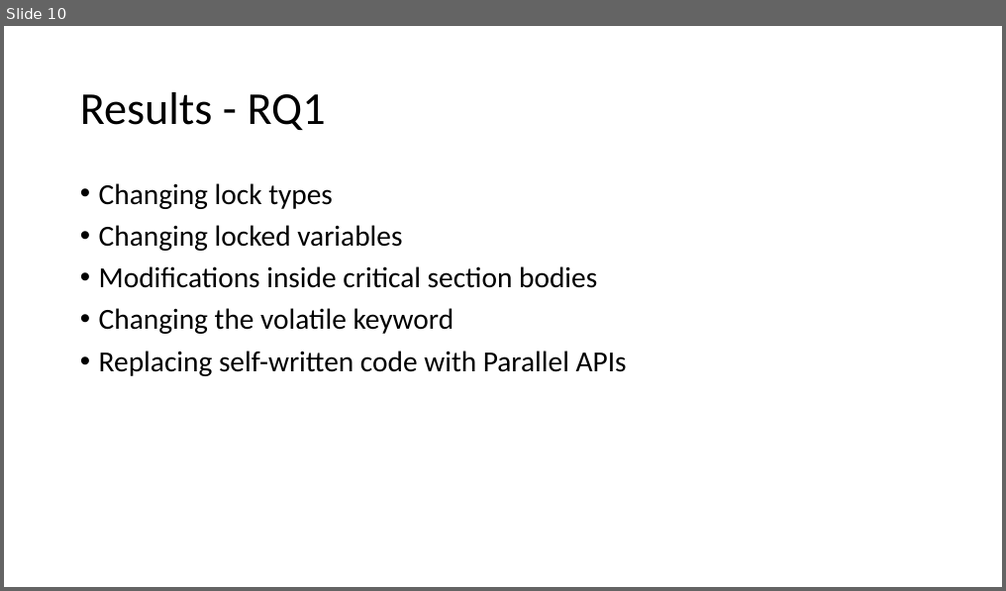
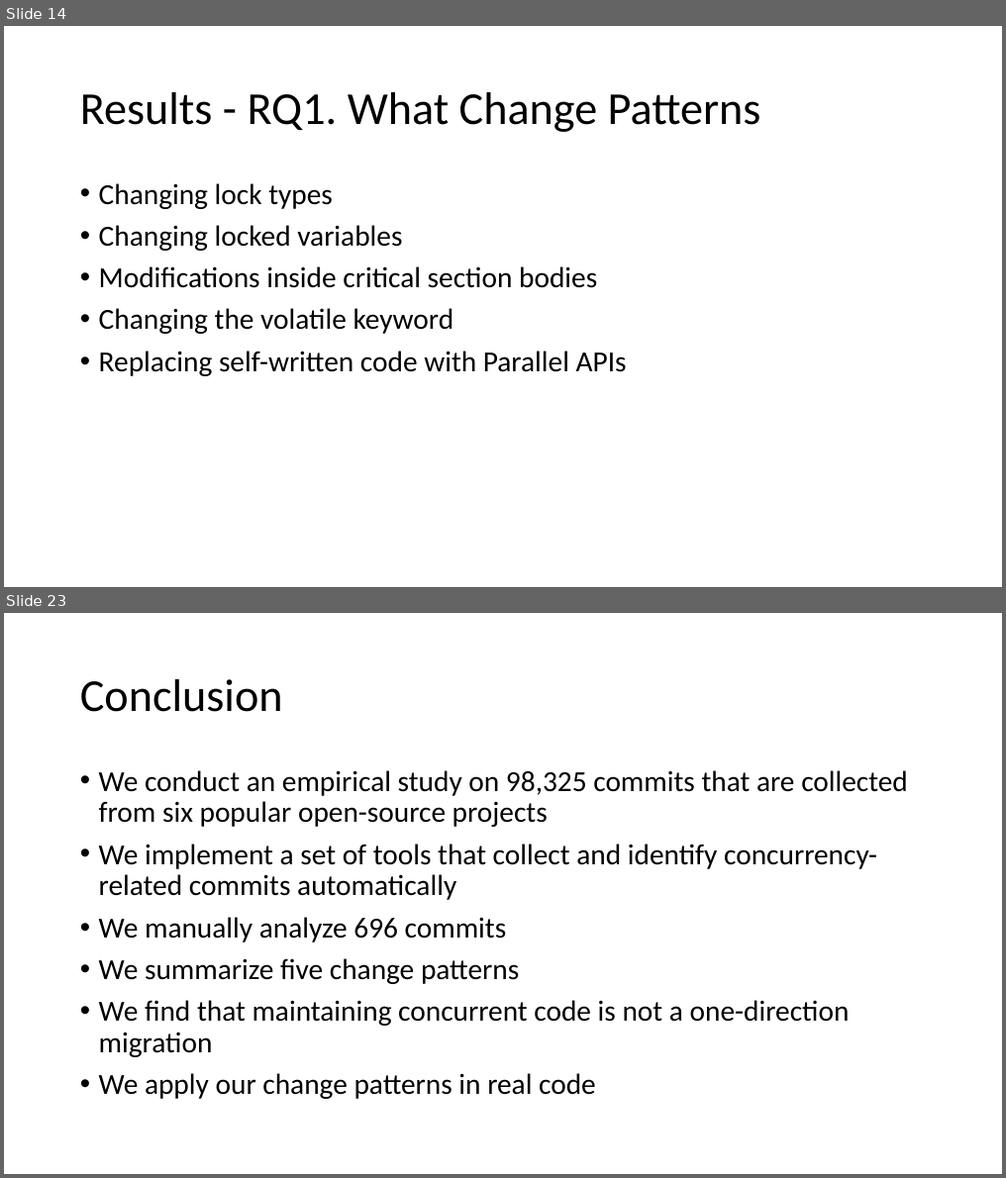
Before and after one commit to qwordy/Research, a slide deck: ppt/How do Programmers Maintain Concurrent Code.pptx. Shown one above the other, each under a label of ours: slide 10 before the commit, slides 14 and 23 after it; the slides between them are not shown. The pictures are 1006x591 and 1006x1178 pixels, drawn with LibreOffice and Linux fonts; fonts in the diff are those of the drawing. Boxes give left, top, right and bottom in pixels: in the first picture for what was removed or moved away, otherwise in the second. Text is boxed around its words. In the diff, an @@ line names an element or a change of style, - is before the commit and + after.

```diff
--- a/ppt/How do Programmers Maintain Concurrent Code.pptx
+++ b/ppt/How do Programmers Maintain Concurrent Code.pptx
@@ slide 23 added at (x1=4, y1=613, x2=1002, y2=1174), background #FFFFFF @@
@@ title added at (x1=80, y1=679, x2=283, y2=712), 44 pt, text #000000 @@
+Conclusion
@@ text added at (x1=99, y1=770, x2=908, y2=1099), 28 pt, text #000000 @@
+• We conduct an empirical study on 98,325 commits that are collected from six popular open-source projects
+• We implement a set of tools that collect and identify concurrency-related commits automatically
+• We manually analyze 696 commits
+• We summarize five change patterns
+• We find that maintaining concurrent code is not a one-direction migration
+• We apply our change patterns in real code
@@ what was slide 10 is now slide 14 @@
@@ slide 14 changed as well @@
@@ title at (x1=80, y1=92, x2=761, y2=132): text changed @@
-Results - RQ1
+Results - RQ1. What Change Patterns
```
Also in this commit, not shown: 12 other slides changed, 6 other slides added.
